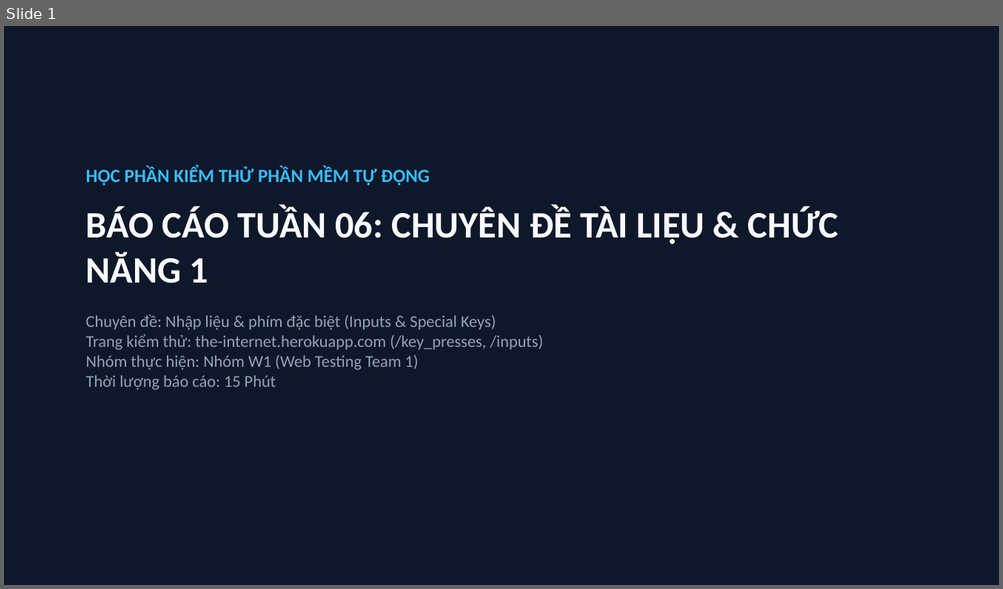
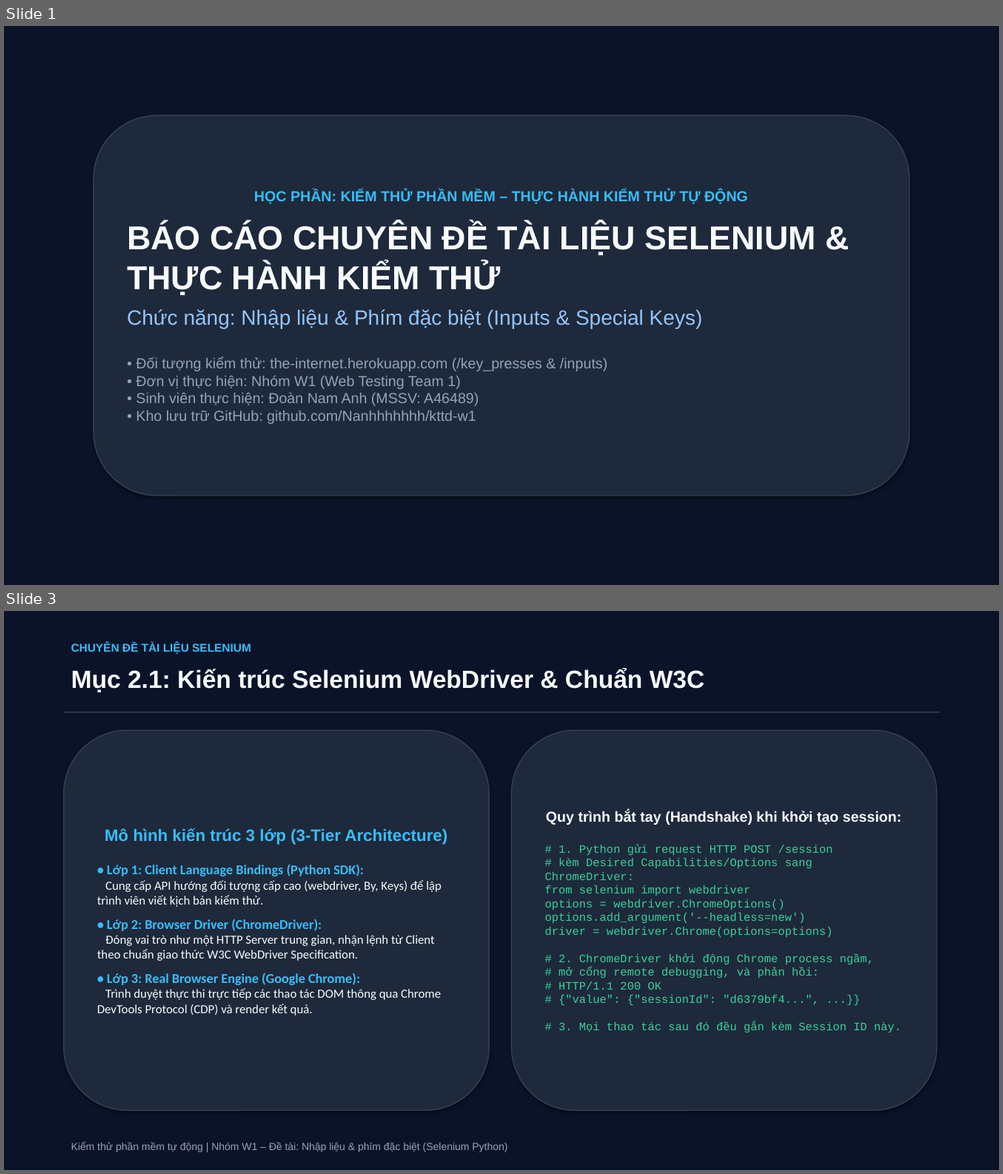
Before and after one commit to Nanhhhhhhh/kttd-w1, a slide deck: tuan-06/slide_tuan06_w1.pptx. Shown one above the other, each under a label of ours: slide 1 before the commit, slides 1 and 3 after it; the slides between them are not shown. The pictures are 1003x589 and 1003x1174 pixels, drawn with LibreOffice and Linux fonts; fonts in the diff are those of the drawing. Boxes give left, top, right and bottom in pixels: in the first picture for what was removed or moved away, otherwise in the second. Text is boxed around its words. In the diff, an @@ line names an element or a change of style, - is before the commit and + after.

Commit message:
T06: Nâng cấp bộ Slide báo cáo 18 trang chuyên sâu (PPTX & HTML)

```diff
--- a/tuan-06/slide_tuan06_w1.pptx
+++ b/tuan-06/slide_tuan06_w1.pptx
@@ slide 3 added at [4,611,999,1170], background #FFFFFF @@
@@ rectangle added at [4,611,999,1170], fill #0B1329 @@
@@ text added at [71,643,251,654], 11 pt, text #38BDF8, bold @@
+CHUYÊN ĐỀ TÀI LIỆU SELENIUM
@@ text added at [71,668,705,692], 24 pt, text #F8FAFC, bold @@
+Mục 2.1: Kiến trúc Selenium WebDriver & Chuẩn W3C
@@ rectangle added at [64,712,939,712], fill #334155 @@
@@ rounded rectangle added at [64,730,489,1111], fill #1E293B, outline #334155 1 pt, 12 pt, text #F8FAFC @@
+Mô hình kiến trúc 3 lớp (3-Tier Architecture)
+• Lớp 1: Client Language Bindings (Python SDK):
+Cung cấp API hướng đối tượng cấp cao (webdriver, By, Keys) để lập trình viên viết kịch bản kiểm thử.
+• Lớp 2: Browser Driver (ChromeDriver):
+Đóng vai trò như một HTTP Server trung gian, nhận lệnh từ Client theo chuẩn giao thức W3C WebDriver Specification.
+• Lớp 3: Real Browser Engine (Google Chrome):
+Trình duyệt thực thi trực tiếp các thao tác DOM thông qua Chrome DevTools Protocol (CDP) và render kết quả.
@@ rounded rectangle added at [512,730,936,1111], fill #1E293B, outline #334155 1 pt, 11 pt, text #34D399 @@
+Quy trình bắt tay (Handshake) khi khởi tạo session:
+# 1. Python gửi request HTTP POST /session
+# kèm Desired Capabilities/Options sang ChromeDriver:
+from selenium import webdriver
+options = webdriver.ChromeOptions()
+options.add_argument('--headless=new')
+driver = webdriver.Chrome(options=options)
+# 2. ChromeDriver khởi động Chrome process ngầm,
+# mở cổng remote debugging, và phản hồi:
+# HTTP/1.1 200 OK
+# {"value": {"sessionId": "d6379bf4...", ...}}
+# 3. Mọi thao tác sau đó đều gắn kèm Session ID này.
@@ text added at [71,1142,507,1153], 10 pt, text #94A3B8 @@
+Kiểm thử phần mềm tự động | Nhóm W1 – Đề tài: Nhập liệu & phím đặc biệt (Selenium Python)
@@ slide 1 changed as well @@
@@ rectangle at [4,26,999,585]: fill #0F172A to #0B1329 @@
@@ rounded rectangle "HỌC PHẦN: KIỂM THỬ PHẦN ...": place and size @@
-rounded rectangle "HỌC PHẦN: KIỂM THỬ PHẦN ..." at [86,167,838,390]
+rounded rectangle "HỌC PHẦN: KIỂM THỬ PHẦN ..." at [94,116,909,496]
@@ rounded rectangle "HỌC PHẦN: KIỂM THỬ PHẦN ..." at [94,116,909,496]: vertical alignment top to middle; fill none to #1E293B; outline none to #334155 1 pt; shadow on @@
@@ text in rounded rectangle at [127,190,815,424]: text changed; size 16 to 14 pt; font Calibri to Arial @@
-HỌC PHẦN KIỂM THỬ PHẦN MỀM TỰ ĐỘNG
-BÁO CÁO TUẦN 06: CHUYÊN ĐỀ TÀI LIỆU & CHỨC NĂNG 1
-Chuyên đề: Nhập liệu & phím đặc biệt (Inputs & Special Keys)
-Trang kiểm thử: the-internet.herokuapp.com (/key_presses, /inputs)
-Nhóm thực hiện: Nhóm W1 (Web Testing Team 1)
-Thời lượng báo cáo: 15 Phút
+HỌC PHẦN: KIỂM THỬ PHẦN MỀM – THỰC HÀNH KIỂM THỬ TỰ ĐỘNG
+BÁO CÁO CHUYÊN ĐỀ TÀI LIỆU SELENIUM & THỰC HÀNH KIỂM THỬ
+Chức năng: Nhập liệu & Phím đặc biệt (Inputs & Special Keys)
+• Đối tượng kiểm thử: the-internet.herokuapp.com (/key_presses & /inputs)
+• Đơn vị thực hiện: Nhóm W1 (Web Testing Team 1)
+• Sinh viên thực hiện: Đoàn Nam Anh (MSSV: A46489)
+• Kho lưu trữ GitHub: github.com/Nanhhhhhhh/kttd-w1
```
Also in this commit, not shown: 3 other slides changed, 13 other slides added, 5 slides removed, 3 other files.
